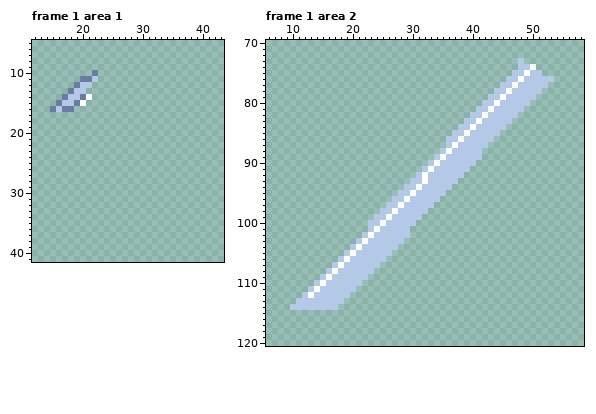
File history of a pixel-art file, artifacts/mundinho/libresprite/combat-effects/combat-effects.ase. That is the earlier state.
64x1728 pixels, 6 frames. Colours within 5 levels of each other are drawn and written as one. Shown: frame 1 area 1: x 12..43, y 5..41; frame 1 area 2: x 6..58, y 70..120. The commit also changed other frames or places, which this record leaves out.
Now the later version:
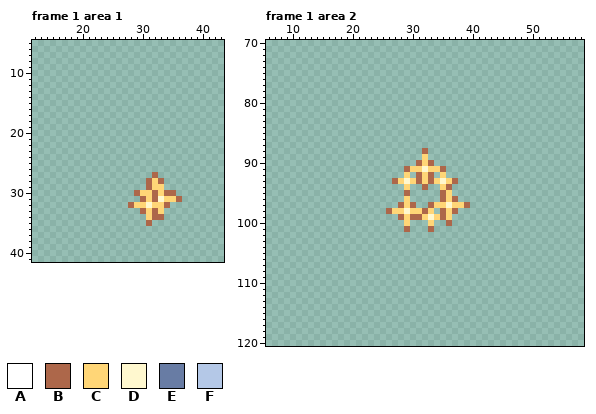
Palette (. is transparent): A #ffffff  B #ad674a  C #ffd677  D #fff8cf  E #687ca4  F #b4c8e7
Diff:
Changed rows in their new state; - is an unchanged pixel.
Frame 1 area 1:
first column x 15:
10 -------.
11 -----...
12 ----...-
13 ---...--
14 --.....-
15 -.....--
16 ....----
first column x 28:
27 ----B----
28 ---BCB---
29 ---BCC---
30 -BCCBCBB-
31 --BCBDCCB
32 BCCDCCB--
33 --BCBC---
34 ---CBB---
35 ---B-----
Frame 1 area 2:
first column x 10:
 73 --------------------------------------.-----
 74 --------------------------------------...---
 75 -------------------------------------.....--
 76 ------------------------------------........
 77 -----------------------------------........-
 78 ----------------------------------........--
 79 ---------------------------------........---
 80 --------------------------------........----
 81 -------------------------------........-----
 82 ------------------------------........------
 83 -----------------------------........-------
 84 ----------------------------........--------
 85 ---------------------------........---------
 86 --------------------------........----------
 87 --------------------------.......-----------
 88 ----------------------B--.......------------
 89 ----------------------C-........------------
 90 ---------------------BCB.......-------------
 91 -------------------BCCDCCB....--------------
 92 -------------------C-BCB.C...---------------
 93 -----------------BCDCBCBCDCB----------------
 94 -------------------C..B..CB-----------------
 95 ------------------.B.....BC-----------------
 96 -----------------..C.....BCB----------------
 97 ----------------..BCB..BCCDCCB--------------
 98 ---------------.BCCDCCBC-BCB----------------
 99 --------------....BCBBCDCBC-----------------
100 -------------......C.--C--B-----------------
101 -------------......B---B--------------------
102 ------------........------------------------
103 -----------........-------------------------
104 ----------........--------------------------
105 ---------........---------------------------
106 --------........----------------------------
107 -------........-----------------------------
108 ------........------------------------------
109 -----........-------------------------------
110 ----........--------------------------------
111 ---........---------------------------------
112 --........----------------------------------
113 -........-----------------------------------
114 ........------------------------------------
Where, in picture pixels (left, top, right, bottom), the same in both pictures:
erased: (50, 70, 98, 112)
added: (128, 172, 182, 226)
changed: (290, 58, 554, 310)
